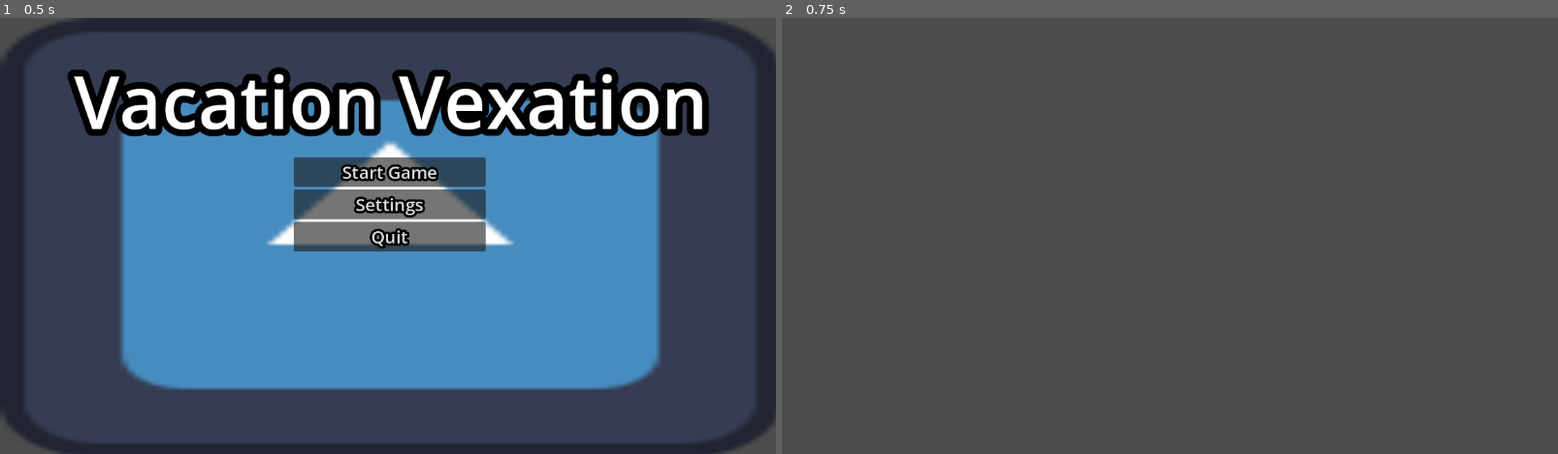
Above: before the commit, frames 1-2 (left to right).
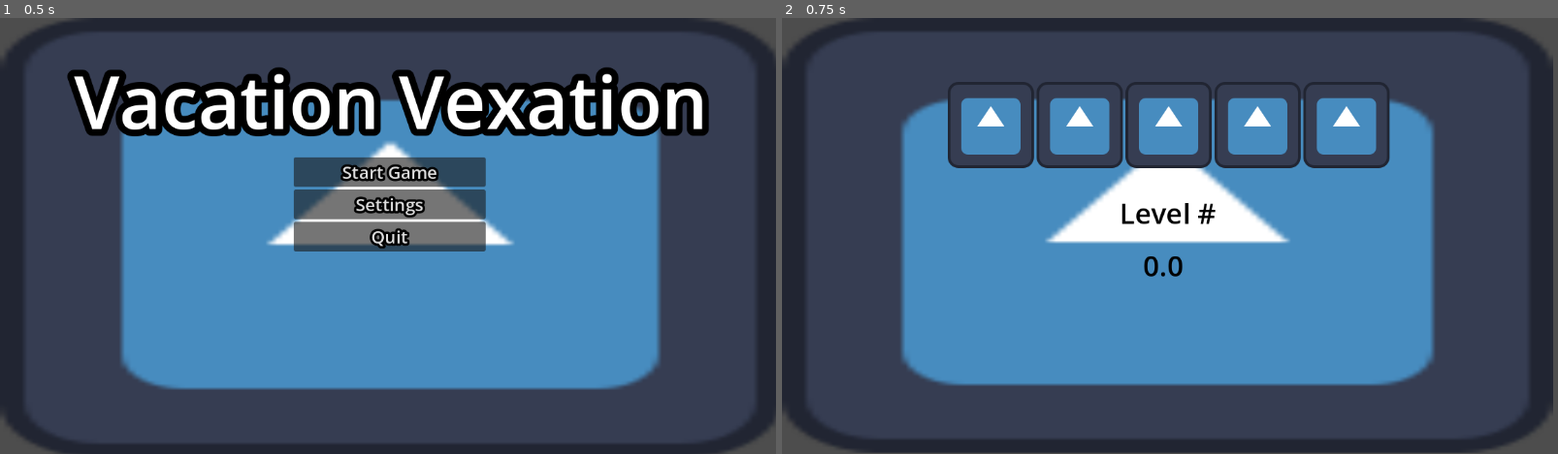
Above: after the commit, the same moments.

Repository: Finity16/Vacation-Vexation
Game: Godot game, scene res://Scenes/title_scene.tscn
Same seed, same stepped clock (60 frames per second), same inputs: the game is played once before the commit and once after it. The engine's default icon, where the game draws it, is replaced by a stand-in: a white triangle on a blue panel in a dark square.
Inputs:
- Up to frame 1 (0.5 s): no input
- Up to frame 2 (0.75 s): click "Start Game" at 0.5 s

Frame 1 is identical in both runs. In frame 2, 56% of the frame differs, in the area x 0-100%, y 0-100%.

Commit message:
Added level scene

Diff:
--- a/Scenes/level-scene.tscn
+++ b/Scenes/level-scene.tscn
@@ -1,3 +1,54 @@
 [gd_scene format=3 uid="uid://ctcd23mb5rxhw"]
 
-[node name="Node2D" type="Node2D" unique_id=184376982]
+[ext_resource type="Texture2D" uid="uid://bugqpis5k6sv" path="res://icon.svg" id="1_jejcd"]
+
+[node name="Timer Screen" type="Node2D" unique_id=184376982]
+
+[node name="Background" type="TextureRect" parent="." unique_id=1667315359]
+offset_right = 1145.0
+offset_bottom = 646.0
+texture = ExtResource("1_jejcd")
+
+[node name="LifeContainer" type="HBoxContainer" parent="." unique_id=1576005564]
+offset_left = 246.0
+offset_top = 95.0
+offset_right = 904.0
+offset_bottom = 223.0
+
+[node name="Life" type="TextureRect" parent="LifeContainer" unique_id=1060845539]
+layout_mode = 2
+texture = ExtResource("1_jejcd")
+
+[node name="Life2" type="TextureRect" parent="LifeContainer" unique_id=1770794775]
+layout_mode = 2
+texture = ExtResource("1_jejcd")
+
+[node name="Life3" type="TextureRect" parent="LifeContainer" unique_id=396317215]
+layout_mode = 2
+texture = ExtResource("1_jejcd")
+
+[node name="Life4" type="TextureRect" parent="LifeContainer" unique_id=884523064]
+layout_mode = 2
+texture = ExtResource("1_jejcd")
+
+[node name="Life5" type="TextureRect" parent="LifeContainer" unique_id=1678515233]
+layout_mode = 2
+texture = ExtResource("1_jejcd")
+
+[node name="Level" type="RichTextLabel" parent="." unique_id=102304620]
+offset_left = 501.0
+offset_top = 261.0
+offset_right = 654.0
+offset_bottom = 320.0
+theme_override_colors/default_color = Color(0, 0, 0, 1)
+theme_override_font_sizes/normal_font_size = 42
+text = "Level #"
+
+[node name="Timer" type="RichTextLabel" parent="." unique_id=1361750391]
+offset_left = 536.0
+offset_top = 339.0
+offset_right = 618.0
+offset_bottom = 414.0
+theme_override_colors/default_color = Color(0, 0, 0, 1)
+theme_override_font_sizes/normal_font_size = 42
+text = "0.0"
--- /dev/null
+++ b/global.gd
@@ -0,0 +1,4 @@
+extends Node
+
+var minigames_done = 0
+var lives = 5
--- a/project.godot
+++ b/project.godot
@@ -15,6 +15,10 @@
 config/features=PackedStringArray("4.7", "Forward Plus")
 config/icon="res://icon.svg"
 
+[autoload]
+
+Global="*uid://db5c7i12tovdw"
+
 [display]
 
 window/stretch/mode="viewport"
Not shown, added: global.gd.uid
